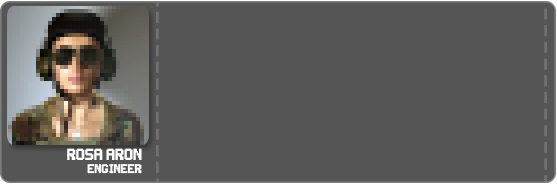
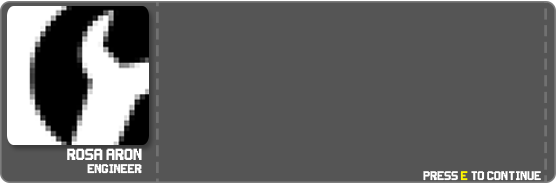
Revision of a layered 557 × 184 image; what changed, layer by layer:
added layer "Layer 4" above "Engineer" over [left=423, top=171, right=541, bottom=181]
added layer "Layer 3" above "Rectangle 1" over [left=7, top=6, right=149, bottom=145]
added layer "Rectangle 1" above "Layer 2" over [left=7, top=6, right=149, bottom=145]
